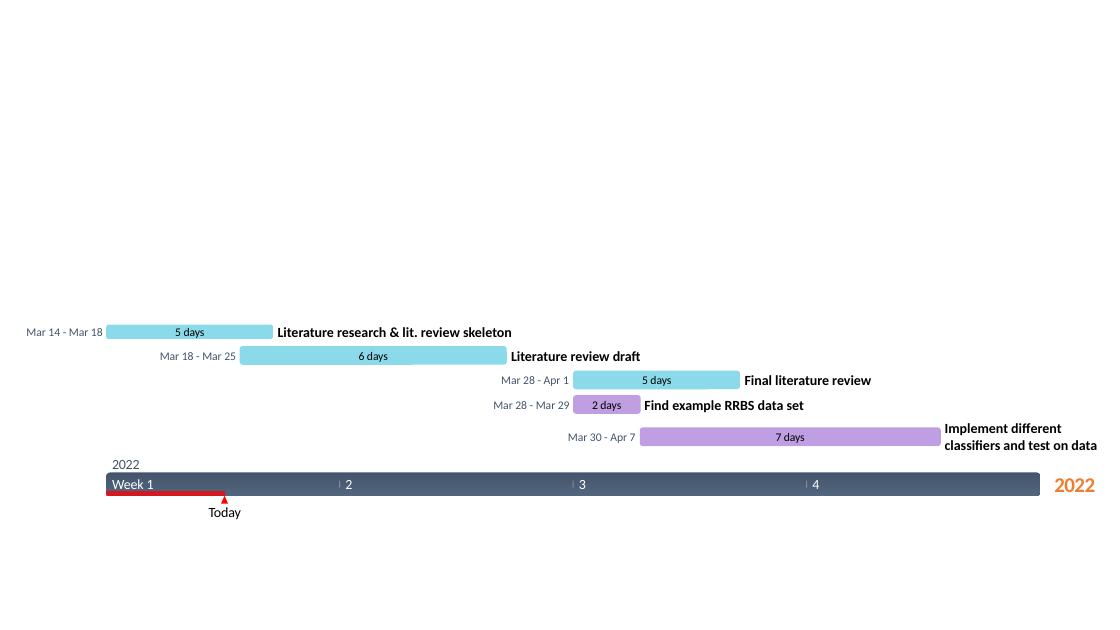
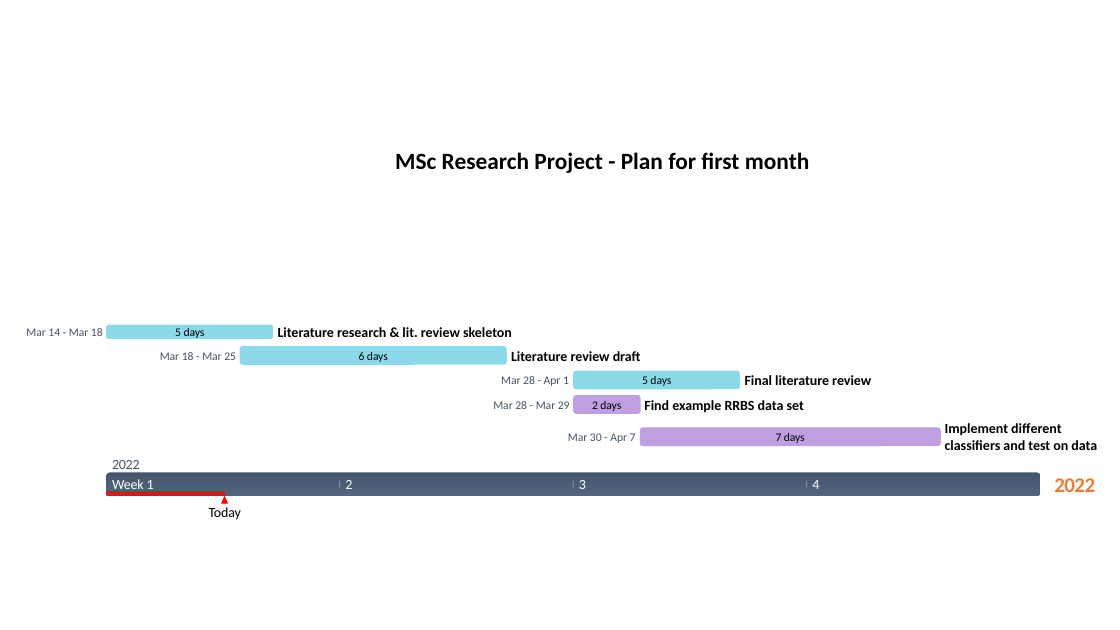
Before and after one commit to graciaandr/msc_project, a slide deck: slide 1 of Gantt_chart_Msc_Bioinf.pptx. Drawn at 1120x630 pixels with LibreOffice and Linux fonts; fonts in the diff are those of the drawing. Boxes give left, top, right and bottom in pixels: in the first picture for what was removed or moved away, otherwise in the second. Text is boxed around its words. In the diff, an @@ line names an element or a change of style, - is before the commit and + after.

Commit message:
Gantt chart updated & saved as pptx + pdf files

```diff
--- a/Gantt_chart_Msc_Bioinf.pptx
+++ b/Gantt_chart_Msc_Bioinf.pptx
@@ text added at (x1=395, y1=152, x2=810, y2=173), 20 pt, text #000000, bold @@
+MSc Research Project - Plan for first month
```
Also in this commit, not shown: 1 other file.
